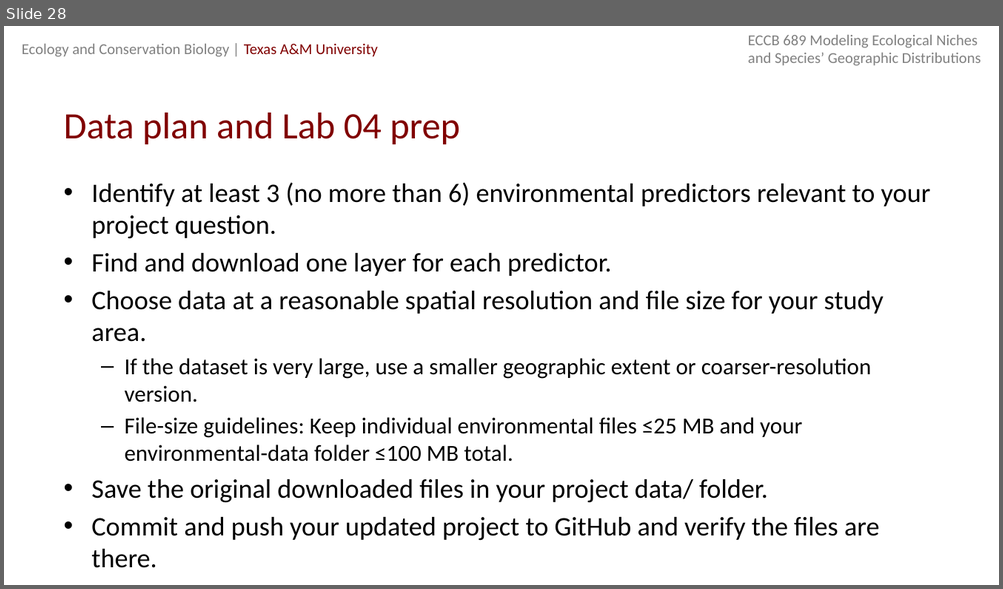
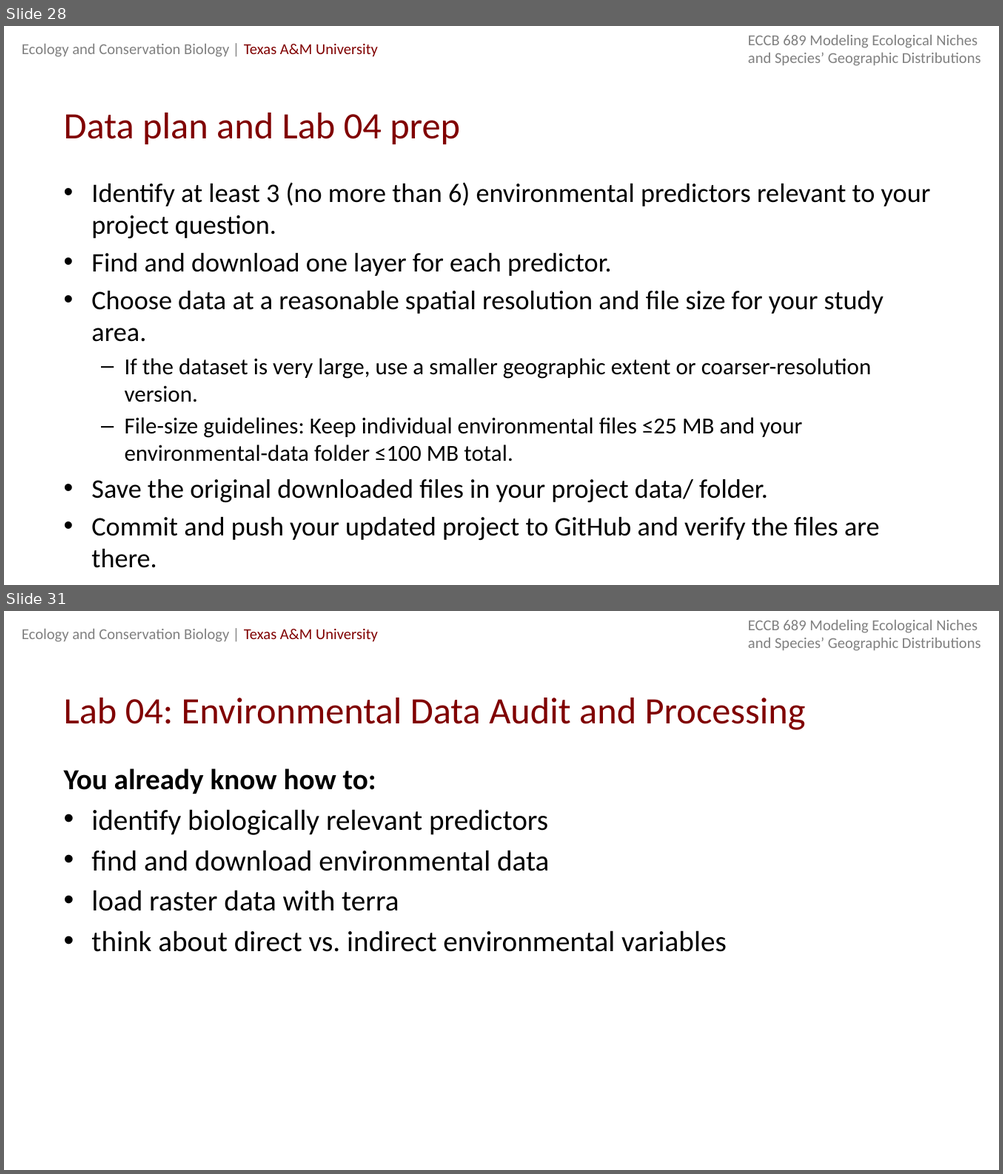
Before and after one commit to michellelawing/ECCB689, a slide deck: Slides/Week 6. Environments.pptx. Shown one above the other, each under a label of ours: slide 28 before the commit, slides 28 and 31 after it; the slides between them are not shown. The pictures are 1003x589 and 1003x1174 pixels, drawn with LibreOffice and Linux fonts; fonts in the diff are those of the drawing. Boxes give left, top, right and bottom in pixels: in the first picture for what was removed or moved away, otherwise in the second. Text is boxed around its words. In the diff, an @@ line names an element or a change of style, - is before the commit and + after.

```diff
--- a/Slides/Week 6. Environments.pptx
+++ b/Slides/Week 6. Environments.pptx
@@ slide 31 added at [4, 611, 999, 1170], background #FFFFFF; not listed: 2 template elements that a slide beside it also shows @@
@@ title added at [64, 698, 805, 730], 27 pt, text #800000 @@
+Lab 04: Environmental Data Audit and Processing
@@ text added at [64, 769, 726, 952], 21 pt, text #000000 @@
+You already know how to:
+• identify biologically relevant predictors
+• find and download environmental data
+• load raster data with terra
+• think about direct vs. indirect environmental variables
```
Also in this commit, not shown: 1 slide changed, 6 other slides added.
